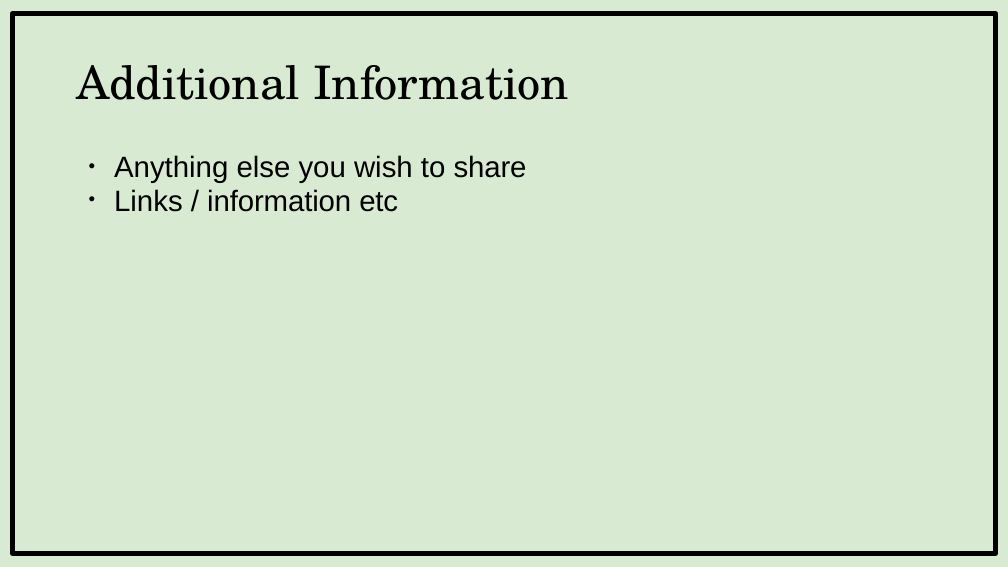
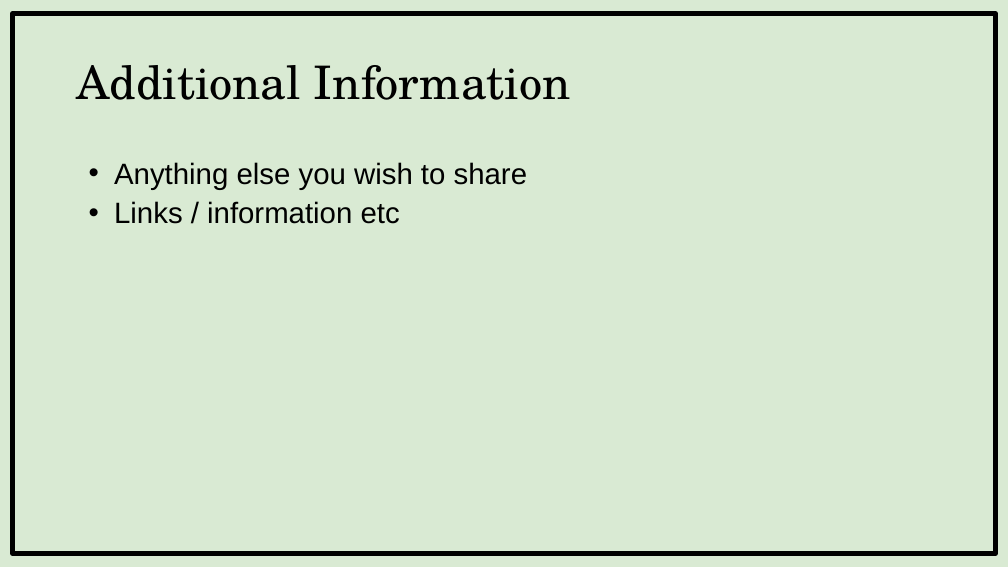
Before and after one commit to Wraptron/incubation-frontend, a slide deck: slide 10 of public/Nirmaan Sample Pitchdeck.pptx. Drawn at 1008x567 pixels with LibreOffice and Linux fonts; fonts in the diff are those of the drawing. Boxes give left, top, right and bottom in pixels: in the first picture for what was removed or moved away, otherwise in the second. Text is boxed around its words. In the diff, an @@ line names an element or a change of style, - is before the commit and + after.

```diff
--- a/public/Nirmaan Sample Pitchdeck.pptx
+++ b/public/Nirmaan Sample Pitchdeck.pptx
@@ title "Additional Information" at (x1=76, y1=65, x2=571, y2=100): letter spacing -0.1 to 0 pt; less space between paragraphs @@
@@ text "Anything else you wish to ..." at (x1=114, y1=162, x2=527, y2=224): letter spacing -0.1 to 0 pt in "share", "information"; letter spacing -0.2 to 0 pt in "etc"; line spacing 31.9pt to 1.14; less space between paragraphs @@
```
Also in this commit, not shown: 11 other slides changed, 8 other files.
